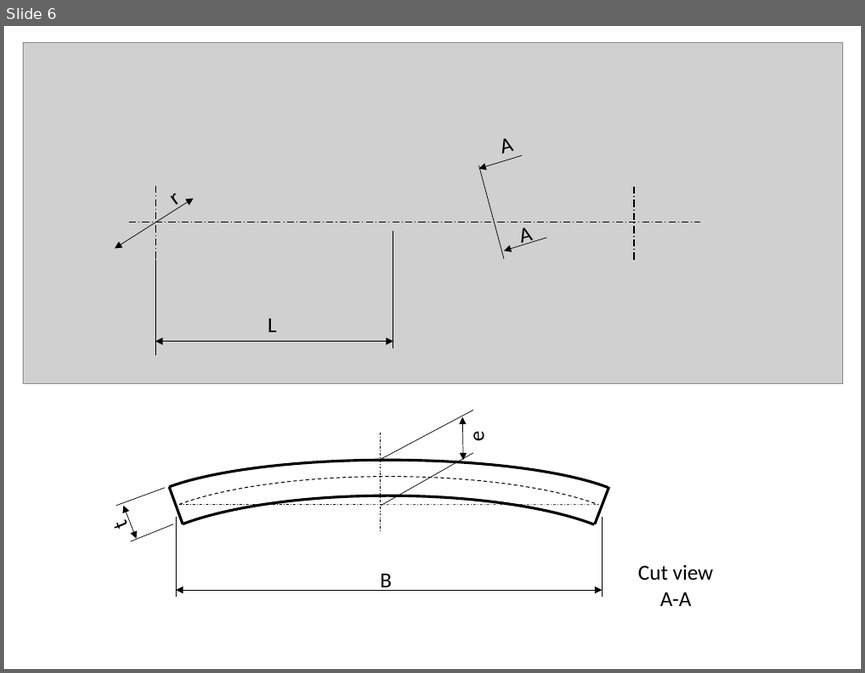
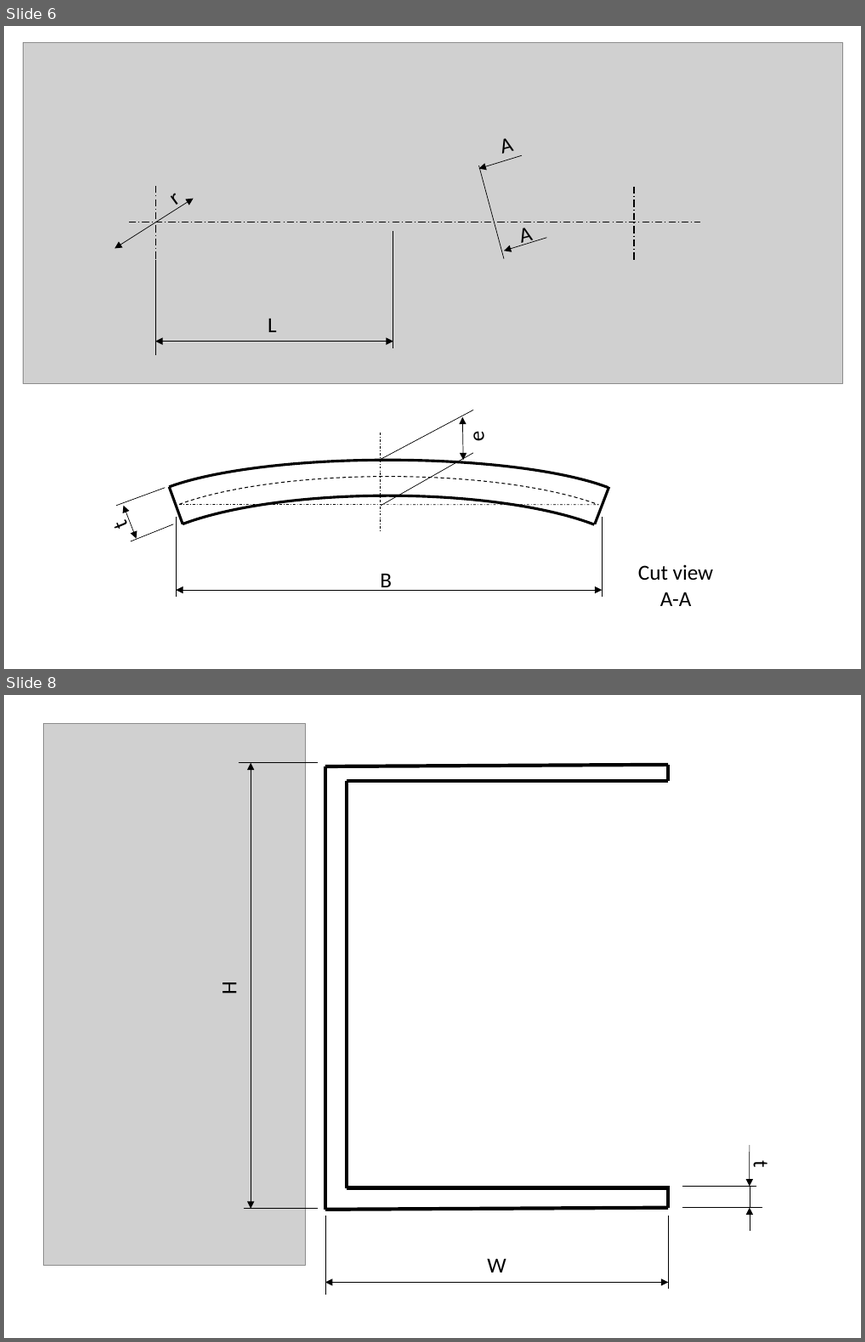
Before and after one commit to AlejandroValverde/latex, a slide deck: figures/figures.pptx. Shown one above the other, each under a label of ours: slide 6 before the commit, slides 6 and 8 after it; the slides between them are not shown. The pictures are 865x673 and 865x1342 pixels, drawn with LibreOffice and Linux fonts; fonts in the diff are those of the drawing; grey boxes stand for pictures. Boxes give left, top, right and bottom in pixels: in the first picture for what was removed or moved away, otherwise in the second. Text is boxed around its words. In the diff, an @@ line names an element or a change of style, - is before the commit and + after.

```diff
--- a/figures/figures.pptx
+++ b/figures/figures.pptx
@@ slide 8 added at bbox=[4, 695, 861, 1338], background #FFFFFF @@
@@ picture added at bbox=[43, 724, 305, 1265] @@
@@ line added from (238, 763) to (318, 763), #000000 0.5 pt @@
@@ double arrow added from (250, 1208) to (250, 763), #000000 0.5 pt @@
@@ group added at bbox=[325, 765, 668, 1209]: 8 lines @@
@@ text added at bbox=[216, 982, 242, 993], 18 pt, text #000000 @@
+H
@@ arrow added from (749, 1145) to (749, 1186), #000000 0.5 pt @@
@@ text added at bbox=[748, 1160, 774, 1167], 18 pt, text #000000 @@
+t
@@ line added from (756, 1186) to (682, 1186), #000000 0.5 pt @@
@@ line added from (749, 1186) to (749, 1208), #000000 0.5 pt @@
@@ line added from (244, 1208) to (318, 1208), #000000 0.5 pt @@
@@ line added from (325, 1295) to (325, 1215), #000000 0.5 pt @@
@@ line added from (668, 1289) to (668, 1215), #000000 0.5 pt @@
@@ line added from (761, 1208) to (682, 1208), #000000 0.5 pt @@
@@ arrow added from (749, 1231) to (749, 1208), #000000 0.5 pt @@
@@ text added at bbox=[487, 1258, 506, 1272], 18 pt, text #000000 @@
+W
@@ double arrow added from (668, 1281) to (325, 1281), #000000 0.5 pt @@
```
Also in this commit, not shown: 2 other slides added, 1 slide removed, 8 other files.
